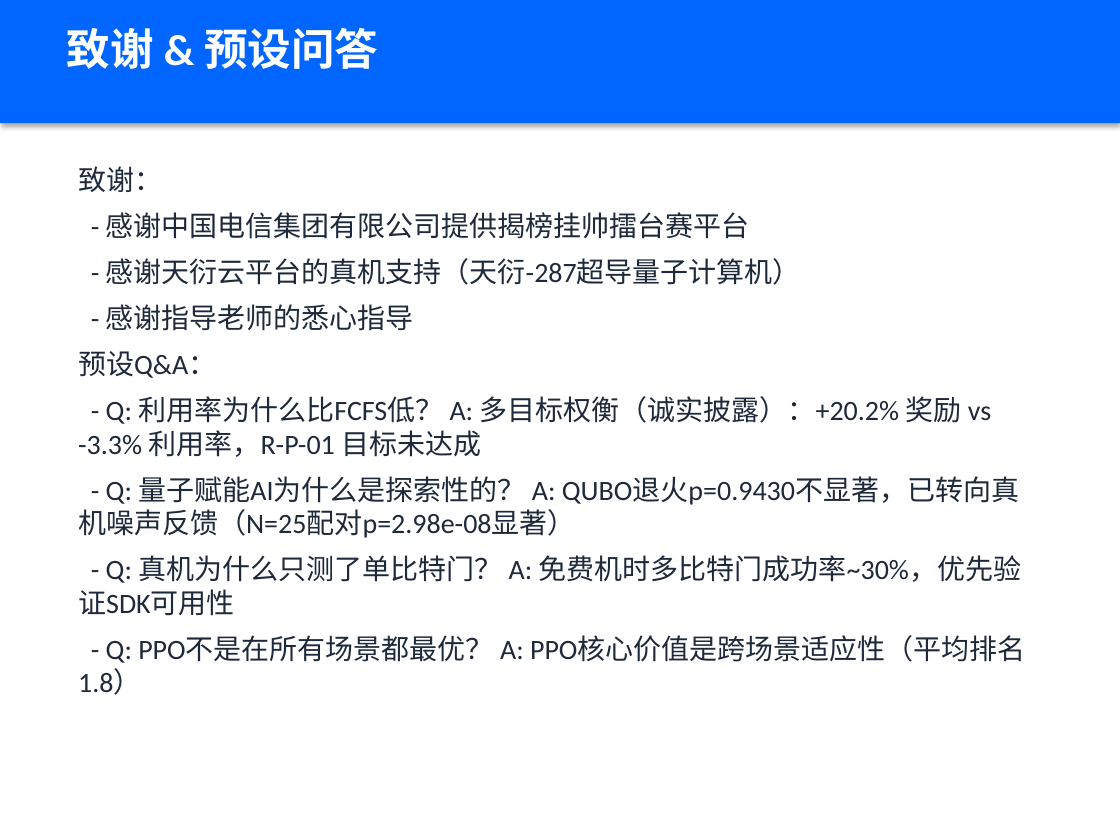
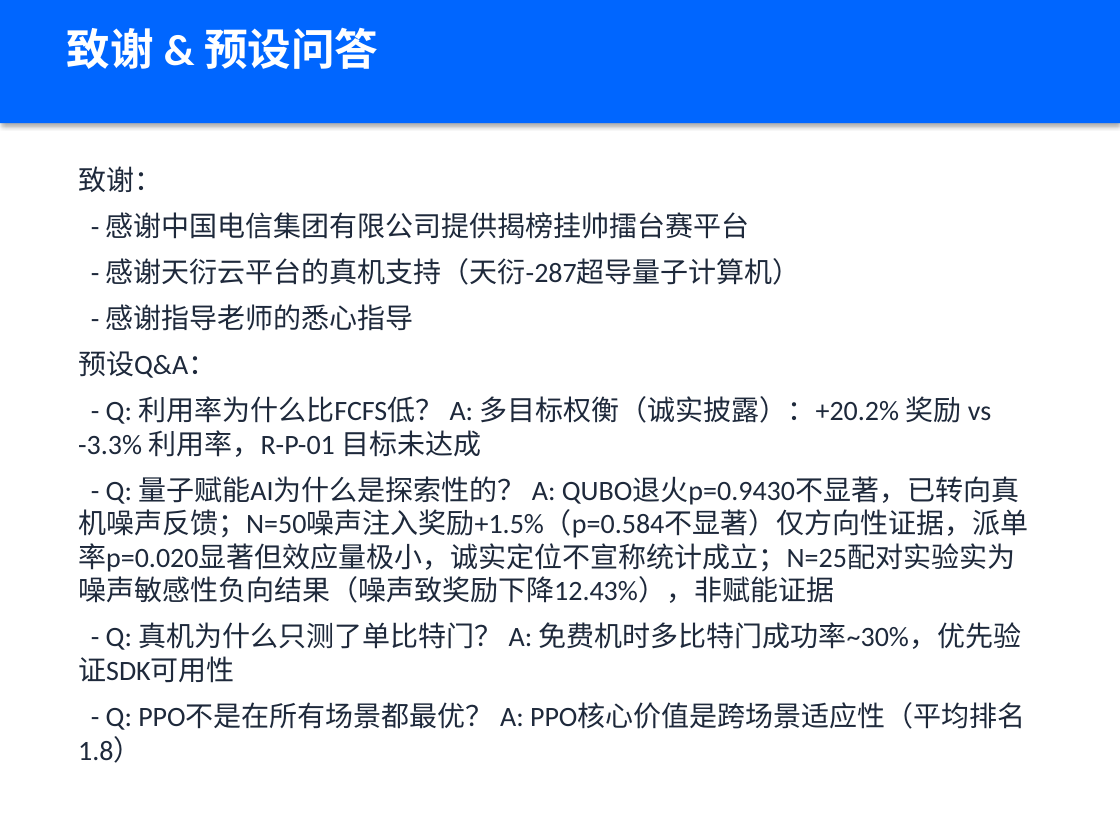
Before and after one commit to xiabai2008/quantum-rl-scheduler, a slide deck: slide 18 of deliverable_models/答辩PPT.pptx. Drawn at 1120x840 pixels with LibreOffice and Linux fonts; fonts in the diff are those of the drawing. Boxes give left, top, right and bottom in pixels: in the first picture for what was removed or moved away, otherwise in the second. Text is boxed around its words. In the diff, an @@ line names an element or a change of style, - is before the commit and + after.

Commit message:
fix: 8.6审查复核收尾 - 编译层数字统一+噪声N=25 p值修订+全仓交付文档同步
- docs/defense_qa_handbook.md: 修正N=25配对p值(8.88e-16->2.98e-08, 负向/敏感性), Q54编译层深电路+33.3%(n=20)->+38.5%(N=80, Issue #559)

- 编译层深电路数字统一: defense_ppt_outline/observation_dim_standard/dual_empowerment_asymmetry/项目记忆_给AI/AGENTS.md 全部更新为+38.5%(N=80, Wilcoxon p=2.75e-02显著), 消除旧n=20样本残留

- 全仓交付文档同步8.5诚实化口径(README/白皮书/双向赋能/新颖性/MODELS/PPT脚本/Dashboard)

```diff
--- a/deliverable_models/答辩PPT.pptx
+++ b/deliverable_models/答辩PPT.pptx
@@ text at bbox=[78, 476, 1028, 603]: text changed @@
-- Q: 量子赋能AI为什么是探索性的？ A: QUBO退火p=0.9430不显著，已转向真机噪声反馈（N=25配对p=2.98e-08显著）
+- Q: 量子赋能AI为什么是探索性的？ A: QUBO退火p=0.9430不显著，已转向真机噪声反馈；N=50噪声注入奖励+1.5%（p=0.584不显著）仅方向性证据，派单率p=0.020显著但效应量极小，诚实定位不宣称统计成立；N=25配对实验实为噪声敏感性负向结果（噪声致奖励下降12.43%），非赋能证据
```
Also in this commit, not shown: 5 other slides changed, 15 other files.
